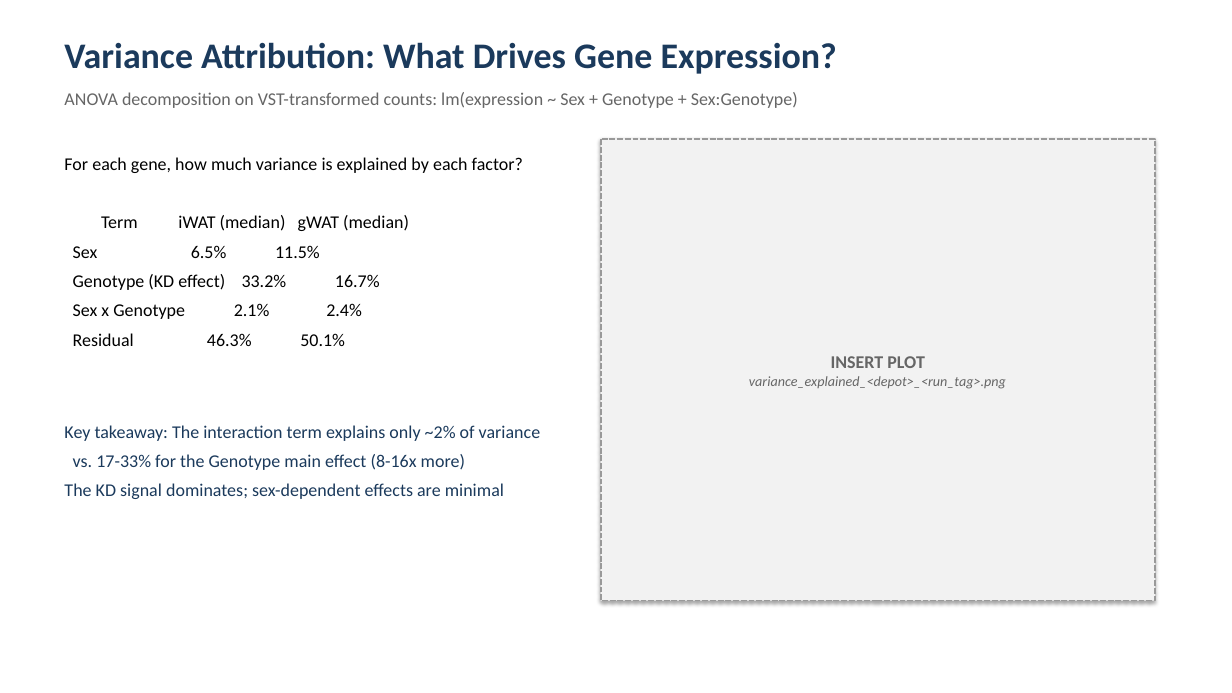
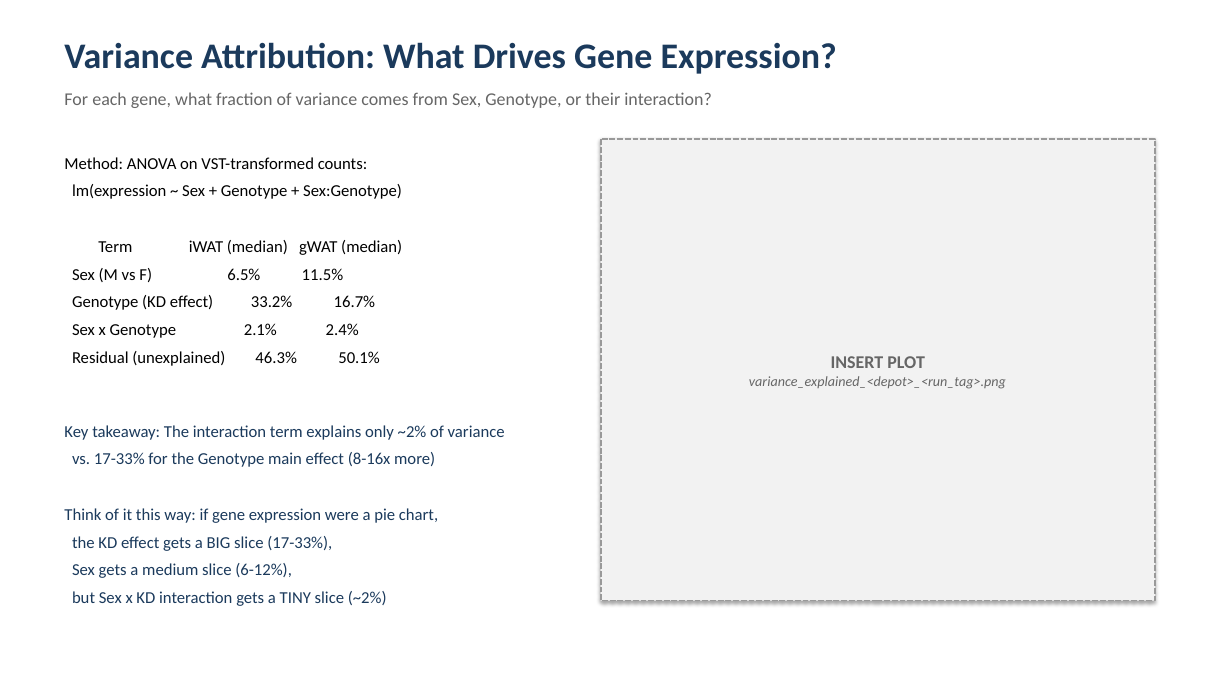
Before and after one commit to lkingcpdtka-ux/KAT8-Project, a slide deck: slide 12 of Results/KAT8_sex_interaction_presentation.pptx (slide 8 before the commit). Drawn at 1232x693 pixels with LibreOffice and Linux fonts; fonts in the diff are those of the drawing. Boxes give left, top, right and bottom in pixels: in the first picture for what was removed or moved away, otherwise in the second. Text is boxed around its words. In the diff, an @@ line names an element or a change of style, - is before the commit and + after.

```diff
--- a/Results/KAT8_sex_interaction_presentation.pptx
+++ b/Results/KAT8_sex_interaction_presentation.pptx
@@ text at (64,92,712,108): text changed @@
-ANOVA decomposition on VST-transformed counts: lm(expression ~ Sex + Genotype + Sex:Genotype)
+For each gene, what fraction of variance comes from Sex, Genotype, or their interaction?
@@ text at (64,157,402,199): text changed; size 14 to 13 pt @@
-For each gene, how much variance is explained by each factor?
+Method: ANOVA on VST-transformed counts:
+lm(expression ~ Sex + Genotype + Sex:Genotype)
@@ text at (72,268,343,282): text changed; size 14 to 13 pt @@
-Sex 6.5% 11.5%
+Sex (M vs F) 6.5% 11.5%
@@ text at (72,240,402,338): size 14 to 13 pt in "Term iWAT (median) gWAT (median)", "Genotype (KD effect) 33.2% 16.7%", "Sex x Genotype 2.1% 2.4%" @@
@@ text at (72,351,379,366): text changed; size 14 to 13 pt @@
-Residual 46.3% 50.1%
+Residual (unexplained) 46.3% 50.1%
@@ text at (64,425,505,467): size 14 to 13 pt in "Key takeaway: The interaction term explains only ...", "vs. 17-33% for the Genotype main effect ..." @@
@@ text at (64,508,438,606): text changed; size 14 to 13 pt @@
-The KD signal dominates; sex-dependent effects are minimal
+Think of it this way: if gene expression were a pie chart,
+the KD effect gets a BIG slice (17-33%),
+Sex gets a medium slice (6-12%),
+but Sex x KD interaction gets a TINY slice (~2%)
```
Also in this commit, not shown: 10 other slides changed, 10 slides added, 4 slides removed, 2 other files.
